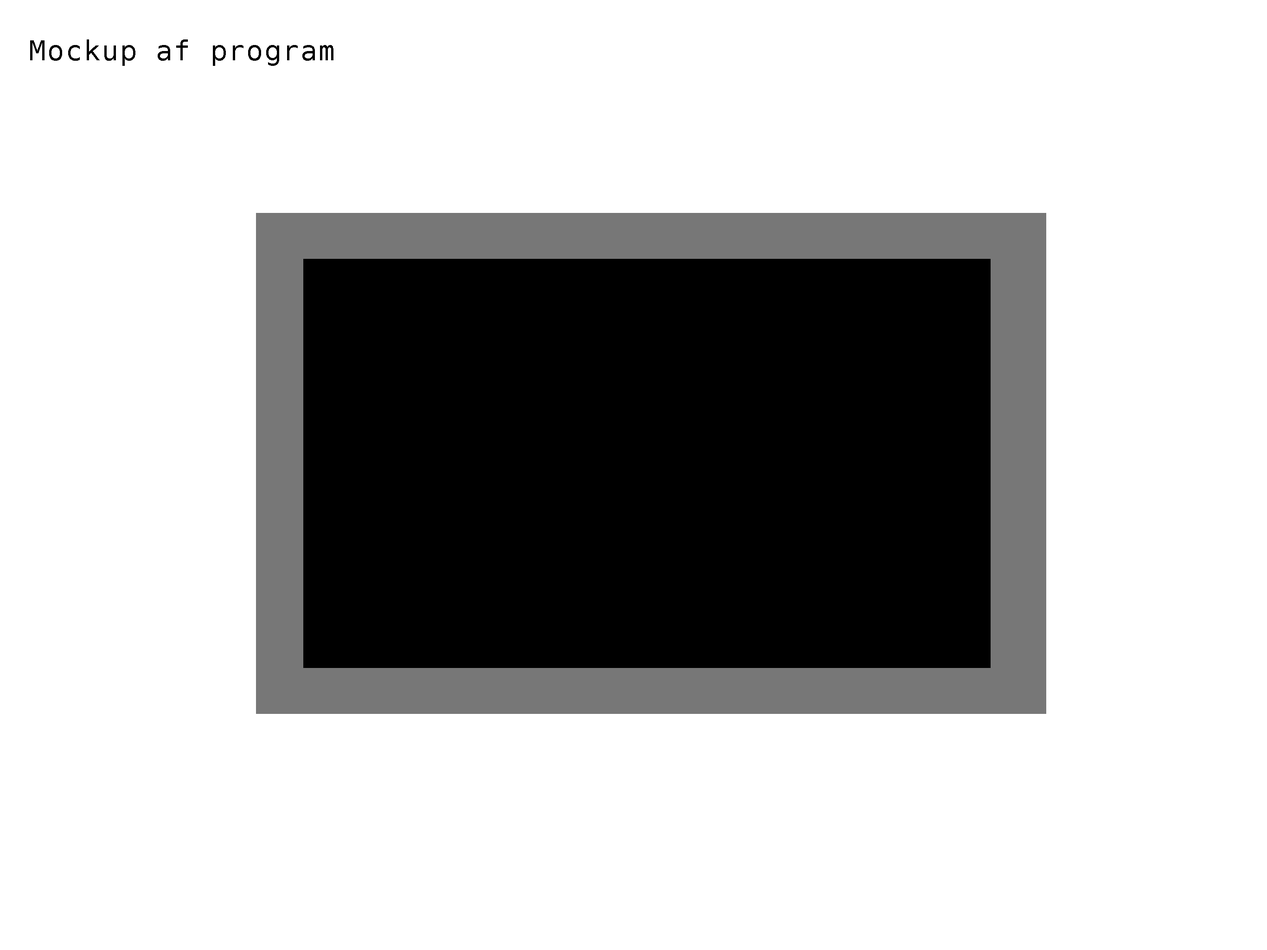
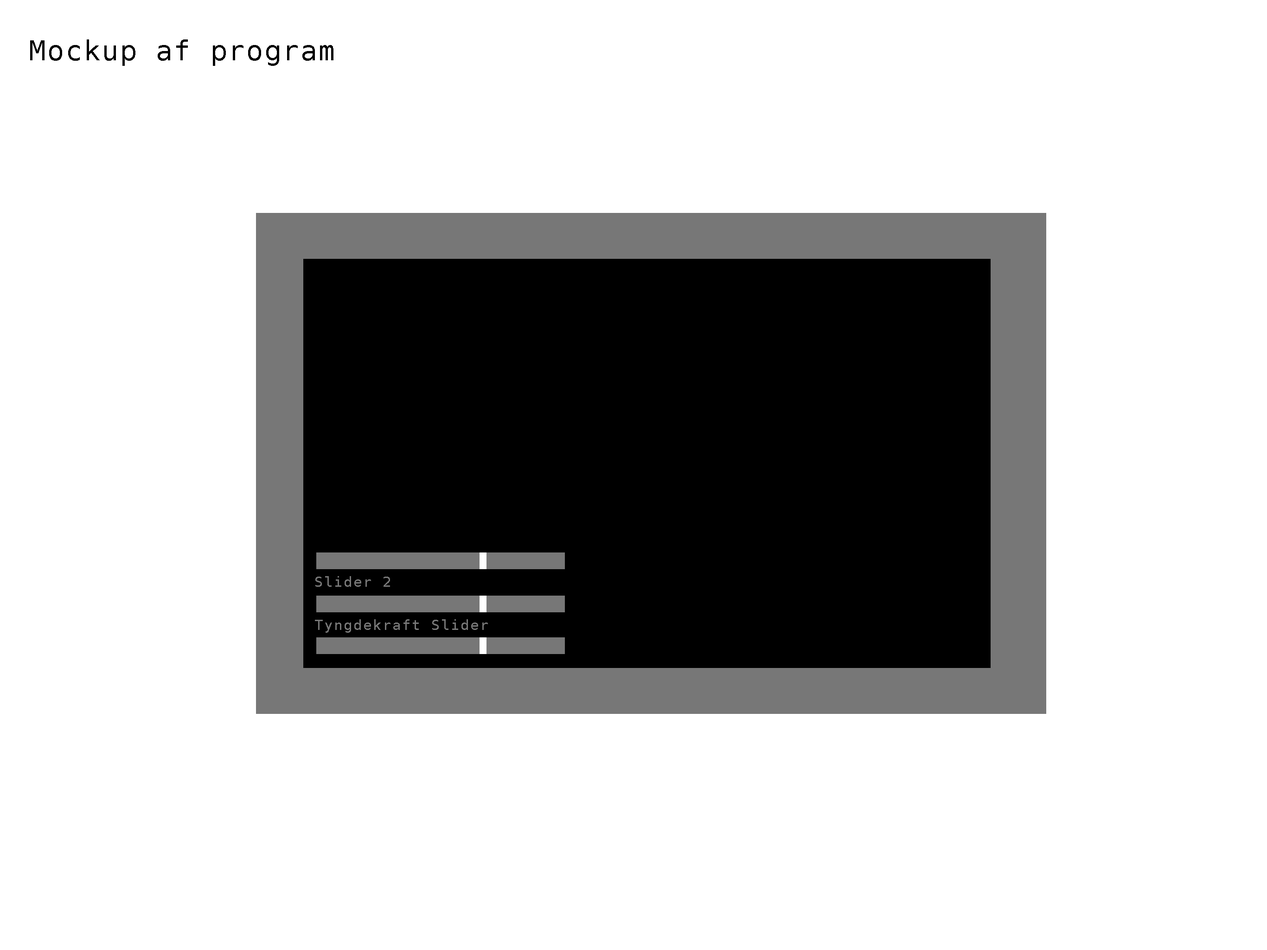
The second 1267 × 950 image is a revision of the first. Changes to its layers:
added group "Sliders" with 5 layers above "Phone screen" over 314, 552, 565, 654
added layer "Slider 2 #1" in group "Sliders" over 315, 575, 391, 587
added layer "Tyngdekraft Slider" in group "Sliders" over 314, 619, 488, 633
added layer "Slider 2 copy" in group "Sliders" over 316, 552, 565, 570
added layer "Slider 2" in group "Sliders" over 316, 595, 565, 613
moved "G slider" into group "Sliders", painted on it over 316, 637, 565, 654
painted on "Background" over 316, 637, 500, 654
